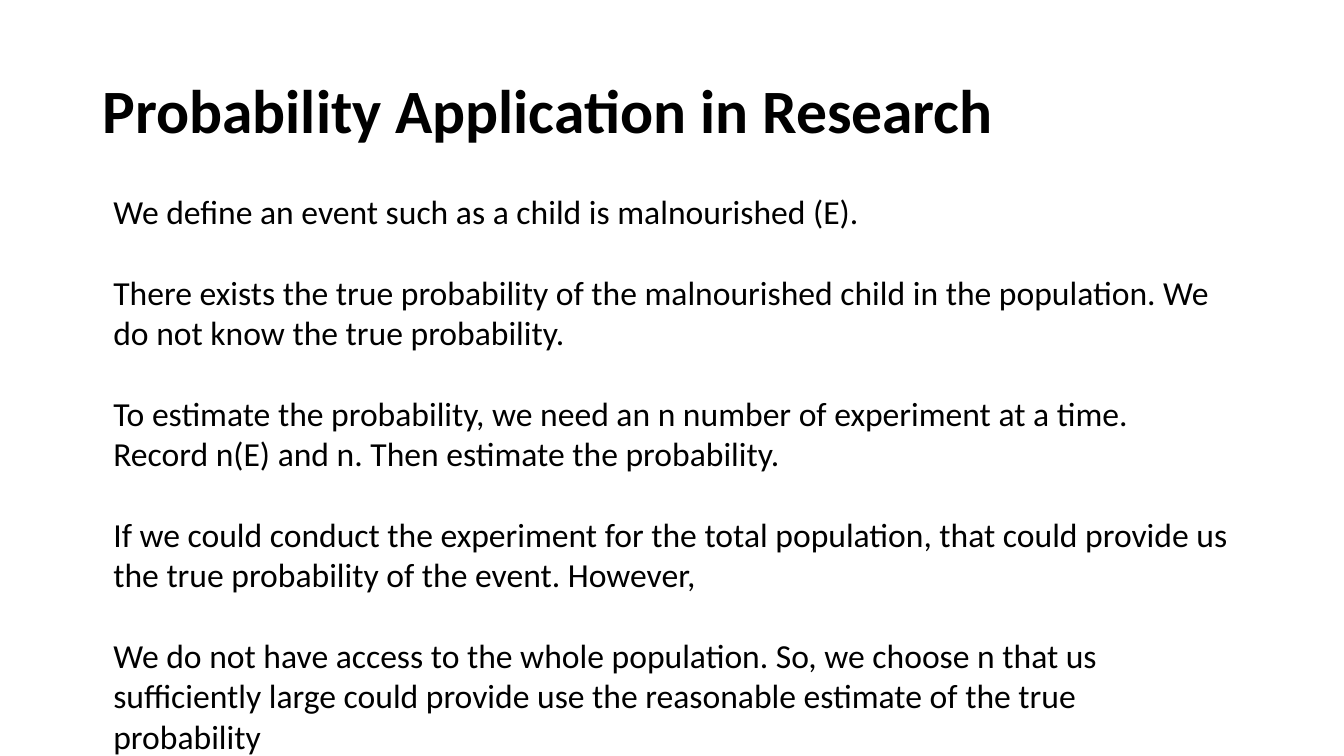
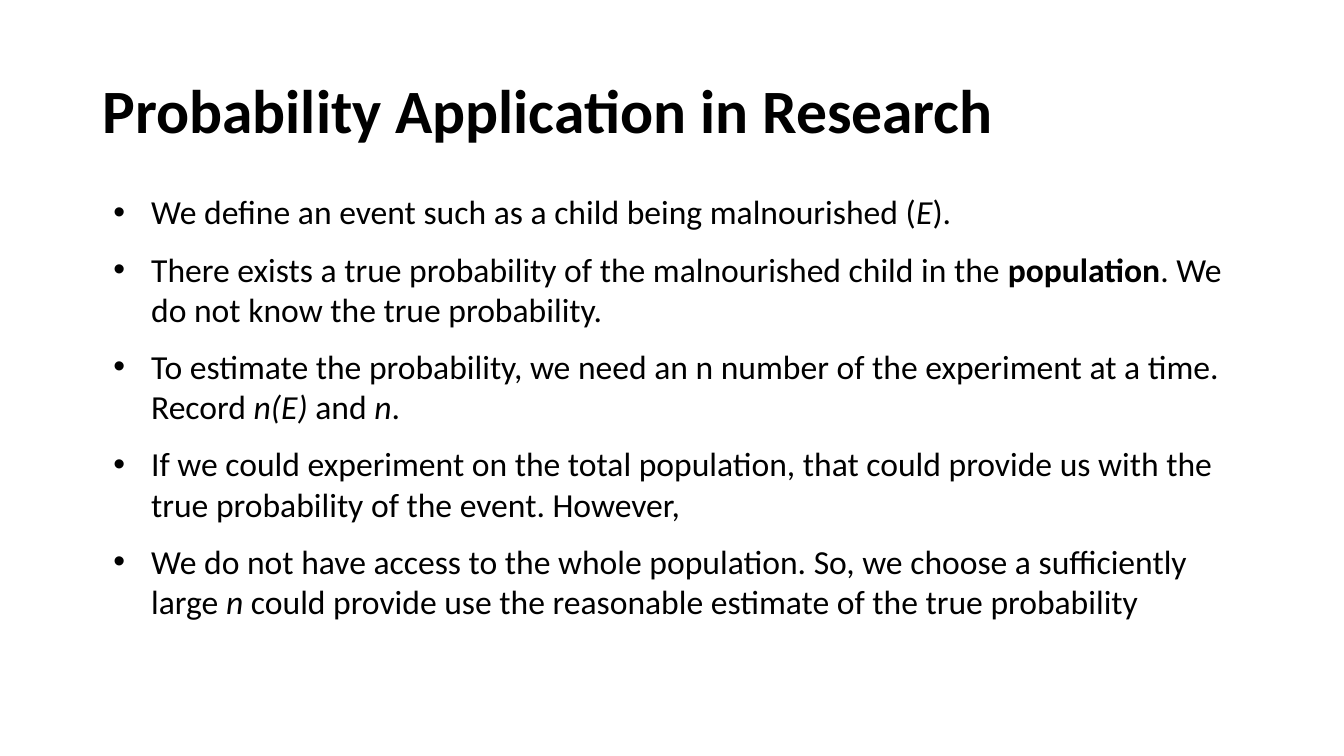
Before and after one commit to yushuf/TeamBeta, a slide deck: slide 39 of Presentation.pptx. Drawn at 1344x756 pixels with LibreOffice and Linux fonts; fonts in the diff are those of the drawing. Boxes give left, top, right and bottom in pixels: in the first picture for what was removed or moved away, otherwise in the second. Text is boxed around its words. In the diff, an @@ line names an element or a change of style, - is before the commit and + after.

Commit message:
revised

```diff
--- a/Presentation.pptx
+++ b/Presentation.pptx
@@ text at (x1=151, y1=199, x2=1221, y2=620): text changed @@
-We define an event such as a child is malnourished (E).
-There exists the true probability of the malnourished child in the population. We do not know the true probability.
-To estimate the probability, we need an n number of experiment at a time. Record n(E) and n. Then estimate the probability.
-If we could conduct the experiment for the total population, that could provide us the true probability of the event. However,
-We do not have access to the whole population. So, we choose n that us sufficiently large could provide use the reasonable estimate of the true probability
+• We define an event such as a child being malnourished (E).
+• There exists a true probability of the malnourished child in the population. We do not know the true probability.
+• To estimate the probability, we need an n number of the experiment at a time. Record n(E) and n.
+• If we could experiment on the total population, that could provide us with the true probability of the event. However,
+• We do not have access to the whole population. So, we choose a sufficiently large n could provide use the reasonable estimate of the true probability
```
Also in this commit, not shown: 3 other slides changed.
